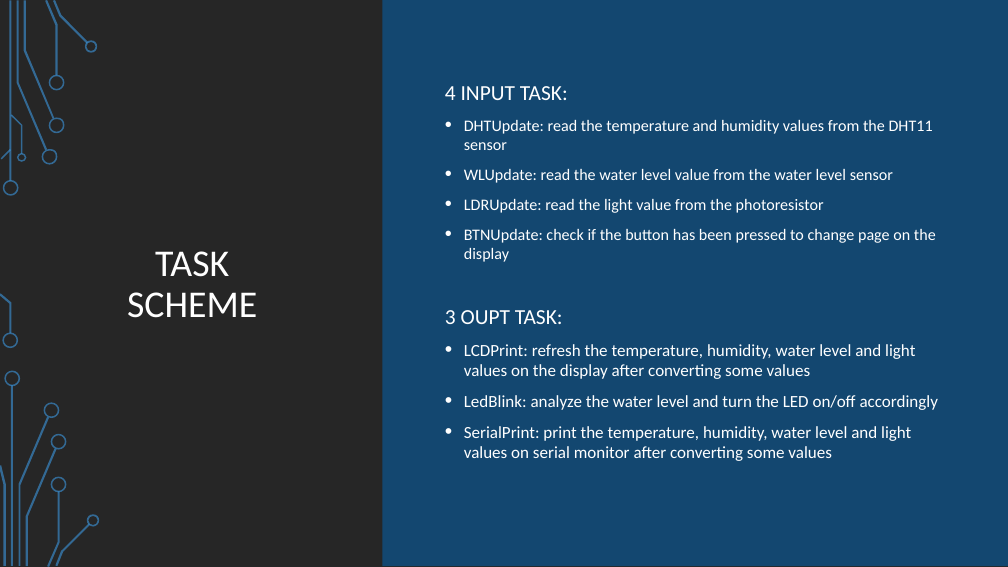
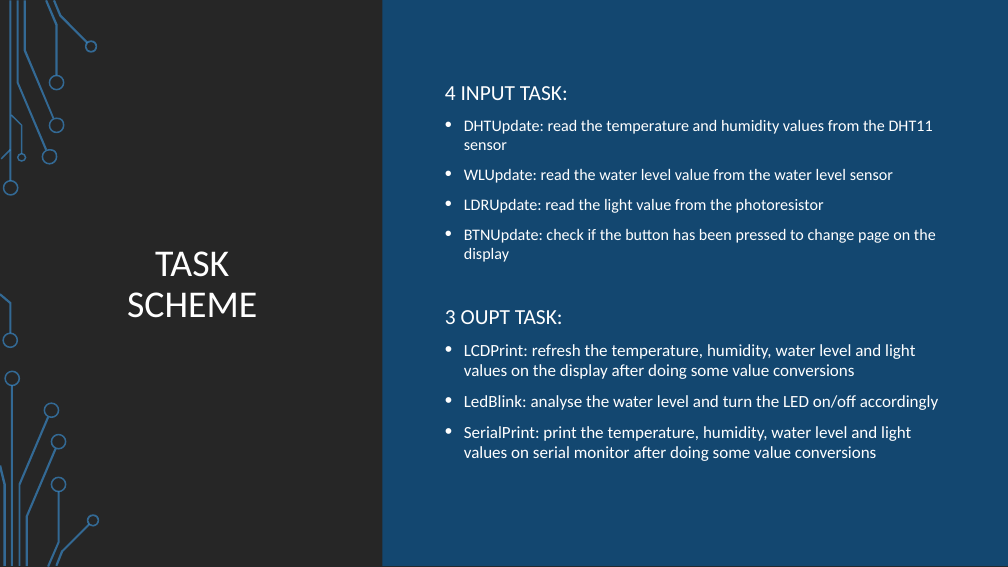
Before and after one commit to matteobelladelli/WeatherStation, a slide deck: slide 5 of WeatherStation.pptx. Drawn at 1008x567 pixels with LibreOffice and Linux fonts; fonts in the diff are those of the drawing; background and template pictures are left out. Boxes give left, top, right and bottom in pixels: in the first picture for what was removed or moved away, otherwise in the second. Text is boxed around its words. In the diff, an @@ line names an element or a change of style, - is before the commit and + after.

```diff
--- a/WeatherStation.pptx
+++ b/WeatherStation.pptx
@@ text at (464,344,938,461): text changed @@
-• LCDPrint: refresh the temperature, humidity, water level and light values on the display after converting some values
-• LedBlink: analyze the water level and turn the LED on/off accordingly
-• SerialPrint: print the temperature, humidity, water level and light values on serial monitor after converting some values
+• LCDPrint: refresh the temperature, humidity, water level and light values on the display after doing some value conversions
+• LedBlink: analyse the water level and turn the LED on/off accordingly
+• SerialPrint: print the temperature, humidity, water level and light values on serial monitor after doing some value conversions
```
Also in this commit, not shown: 1 other slide changed.
